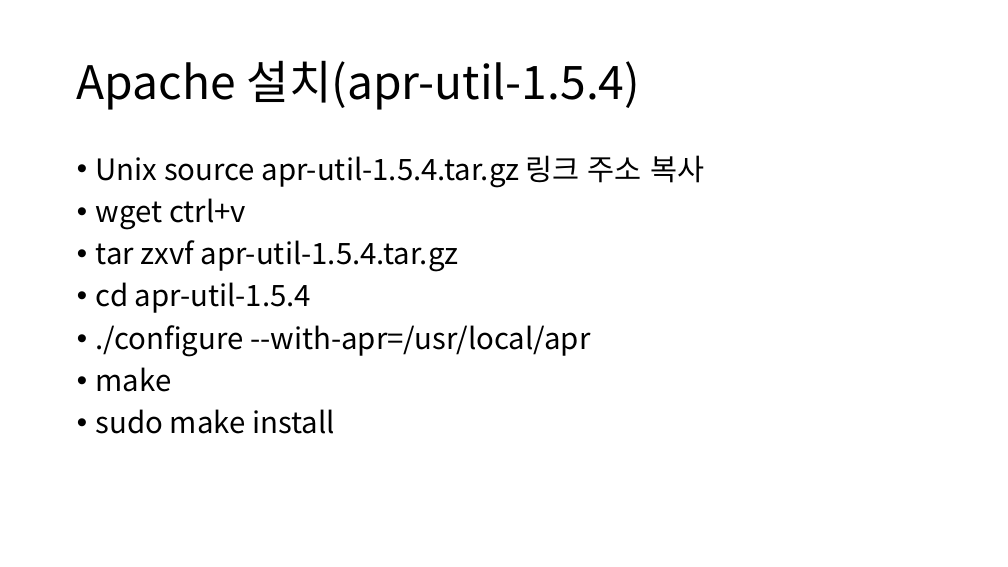
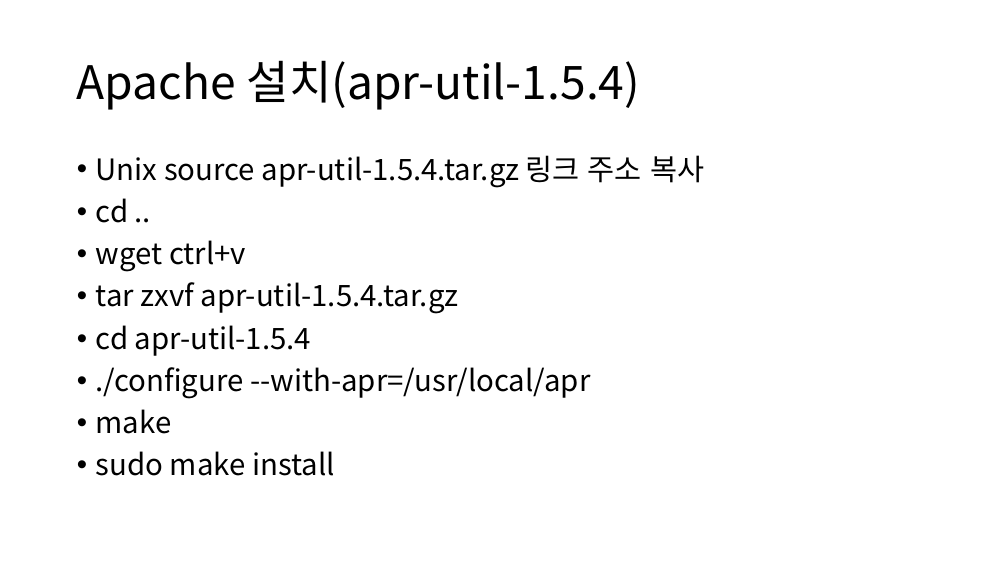
Before and after one commit to wlxyzlw/swpp201701, a slide deck: slide 4 of ta-session/swpp_03.14.pptx. Drawn at 1008x567 pixels with LibreOffice and Linux fonts; fonts in the diff are those of the drawing. Boxes give left, top, right and bottom in pixels: in the first picture for what was removed or moved away, otherwise in the second. Text is boxed around its words. In the diff, an @@ line names an element or a change of style, - is before the commit and + after.

```diff
--- a/ta-session/swpp_03.14.pptx
+++ b/ta-session/swpp_03.14.pptx
@@ text at (x1=96, y1=198, x2=128, y2=223): paragraph added @@
+• cd ..
```
Also in this commit, not shown: 4 other slides changed, 1 slide added.
